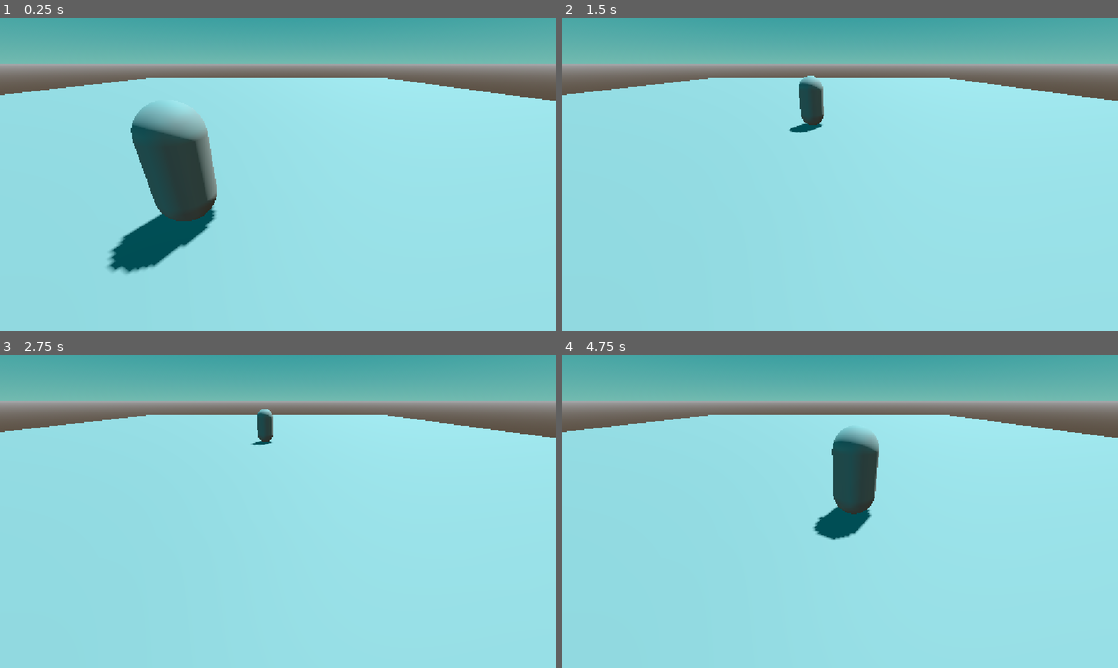
Above: before the commit, frames 1-4 (two rows, left to right).
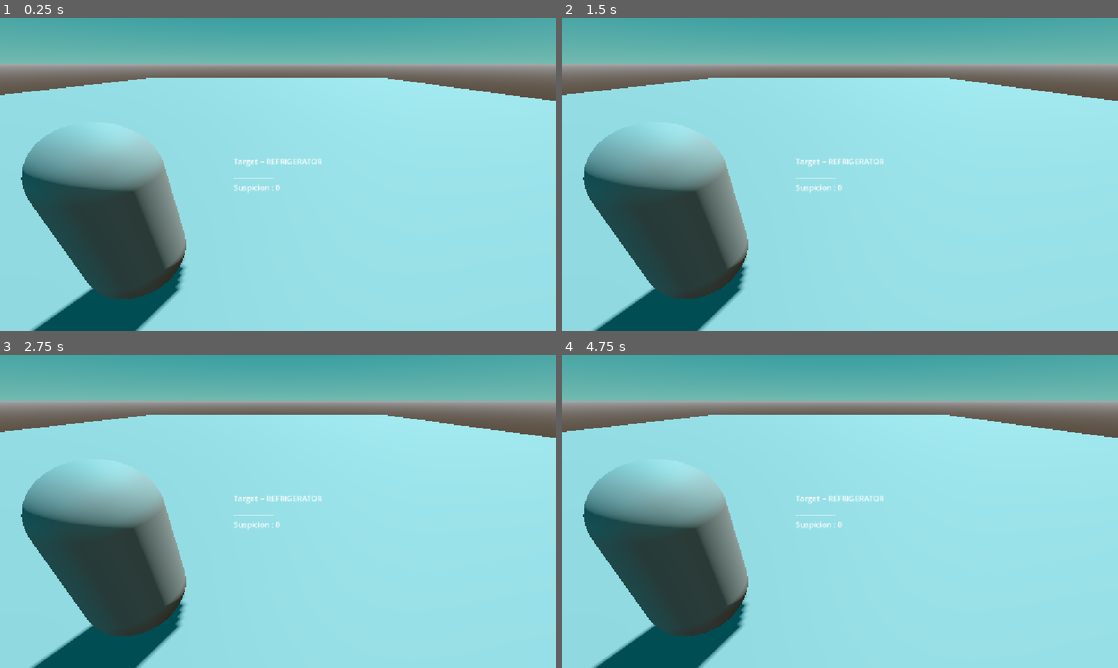
Above: after the commit, the same moments.

Repository: Raakuha/Cooked--Temp-name-
Game: Godot game, scene res://scene/game_fixed_cam.tscn
Two runs of this game, one before a commit and one after it. Both use one fixed random seed, a clock stepped at 60 frames per second and the inputs below. This scene is started directly instead of the project's main scene.
Inputs:
- Up to frame 1 (0.25 s): no input
- Up to frame 2 (1.5 s): tap Enter at 0.5 s
- Up to frame 3 (2.75 s): no input
- Up to frame 4 (4.75 s): no input

The runs differ from the first frame. In frame 1, 17% of the frame differs, in the area x 3-58%, y 27-100%; in frame 2, 14%; in frame 3, 14%; in frame 4, 16%.

Commit message:
Clean the code with movement_step

Diff:
--- a/scene/game_fixed_cam.tscn
+++ b/scene/game_fixed_cam.tscn
@@ -2,6 +2,7 @@
 
 [ext_resource type="Script" uid="uid://d0ervp0ualp34" path="res://script/Game_fixedCam_01.gd" id="1_5his6"]
 [ext_resource type="PackedScene" uid="uid://b1mq676dwmt3s" path="res://scene/player.tscn" id="2_chaj1"]
+[ext_resource type="PackedScene" uid="uid://cehb1aohu4fde" path="res://scene/typing_prototype.tscn" id="3_chaj1"]
 
 [sub_resource type="ProceduralSkyMaterial" id="ProceduralSkyMaterial_yv3tm"]
 sky_top_color = Color(0.011986146, 0.50753605, 0.562105, 1)
@@ -55,4 +56,7 @@
 [node name="TargetMarkerA" type="Marker3D" parent="." unique_id=1563616302]
 transform = Transform3D(1, 0, 0, 0, 1, 0, 0, 0, 1, 2.4144478, 1, -3.8789377)
 
+[node name="Typing_prototype" parent="." unique_id=1494470883 instance=ExtResource("3_chaj1")]
+
 [connection signal="arrived_at_target" from="Player" to="." method="_on_player_arrived_at_target"]
+[connection signal="typing_completed" from="Typing_prototype" to="." method="_on_typing_prototype_typing_completed"]
--- a/script/Game_fixedCam_01.gd
+++ b/script/Game_fixedCam_01.gd
@@ -4,21 +4,25 @@
 @onready var target_marker_b: Marker3D = $TargetMarkerB
 @onready var target_marker_a: Marker3D = $TargetMarkerA
 
+var movement_step : int = 0
 
-# Called when the node enters the scene tree for the first time.
 func _ready() -> void:
-	player.move_to_target(target_marker_b.global_position)
-	player.arrived_at_target.connect(_on_player_arrived_at_target)
-
 	pass
 
-## Called every frame. 'delta' is the elapsed time since the previous frame.
-#func _process(delta: float) -> void:
-	#pass
 
 
 
 func _on_player_arrived_at_target() -> void:
-	player.move_to_target(target_marker_a.global_position)
+	if movement_step == 1:
+		player.move_to_target(target_marker_a.global_position)
+		movement_step = 2
+	elif movement_step == 2:
+		print("Player berhasil gerak ke kulkas lur")
 
-	print("Player udah sampai nih !")
+
+
+
+func _on_typing_prototype_typing_completed(command: String) -> void:
+	if command == "REFRIGERATOR":
+			player.move_to_target(target_marker_b.global_position)
+			movement_step = 1
